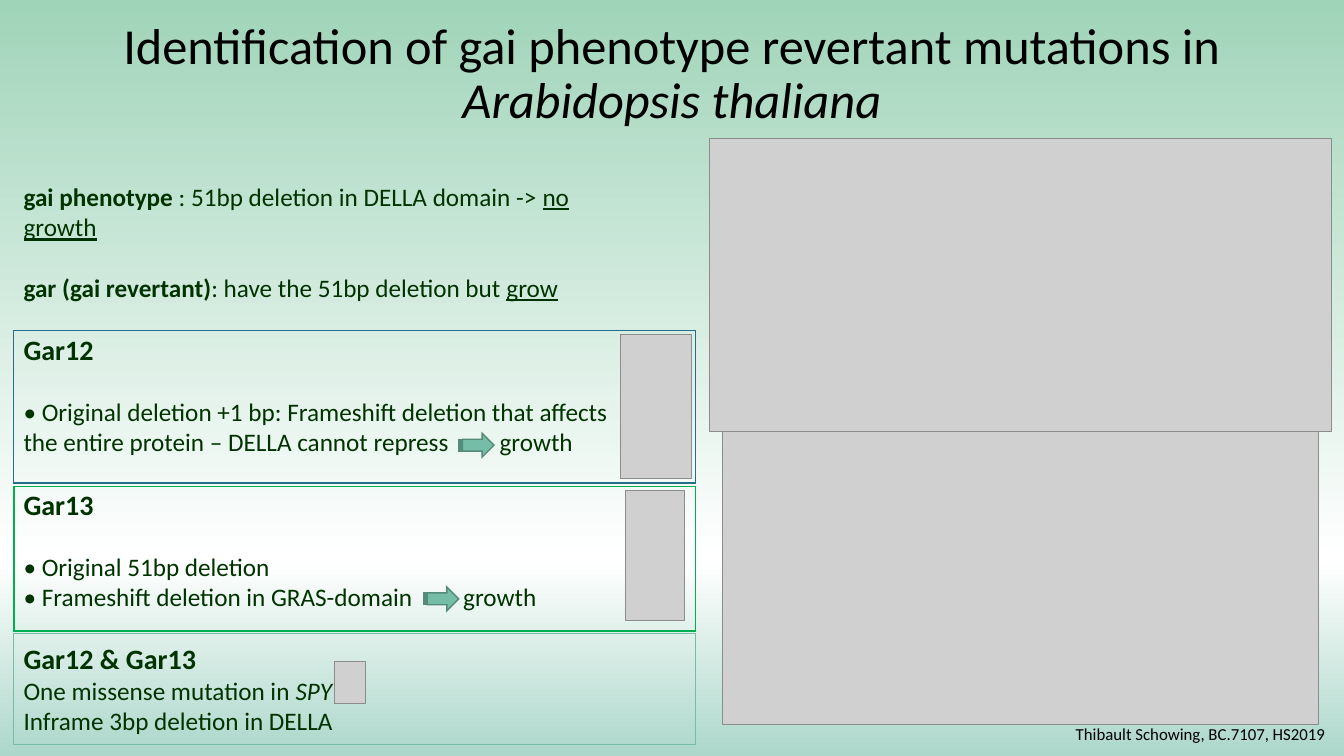
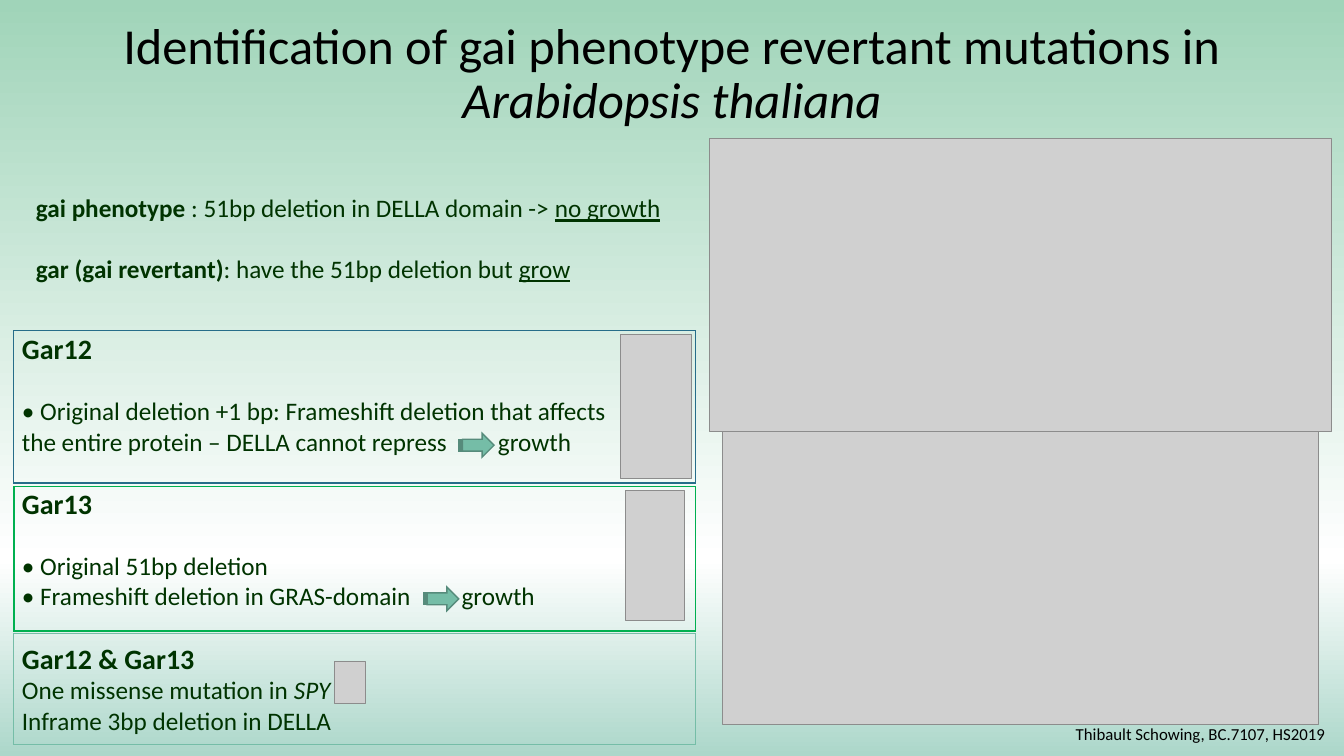
Before and after one commit to ThibaultSchowing/bioinfo_insillico, a slide deck: slide 2 of Presentation/BC7107_Schowing.pptx. Drawn at 1344x756 pixels with LibreOffice and Linux fonts; fonts in the diff are those of the drawing; grey boxes stand for pictures. Boxes give left, top, right and bottom in pixels: in the first picture for what was removed or moved away, otherwise in the second. Text is boxed around its words. In the diff, an @@ line names an element or a change of style, - is before the commit and + after.

```diff
--- a/Presentation/BC7107_Schowing.pptx
+++ b/Presentation/BC7107_Schowing.pptx
@@ text at [24,188,569,302]: paragraphs removed @@
-gai phenotype : 51bp deletion in DELLA domain -> no growth
-gar (gai revertant): have the 51bp deletion but grow
@@ text added at [36,199,660,283], 18 pt, text #003300 @@
+gai phenotype : 51bp deletion in DELLA domain -> no growth
+gar (gai revertant): have the 51bp deletion but grow
@@ text "Gar12": place and size @@
-text "Gar12" at [24,188,607,734]
+text "Gar12" at [22,340,605,734]
```
Also in this commit, not shown: 1 other slide changed, 1 other file.
